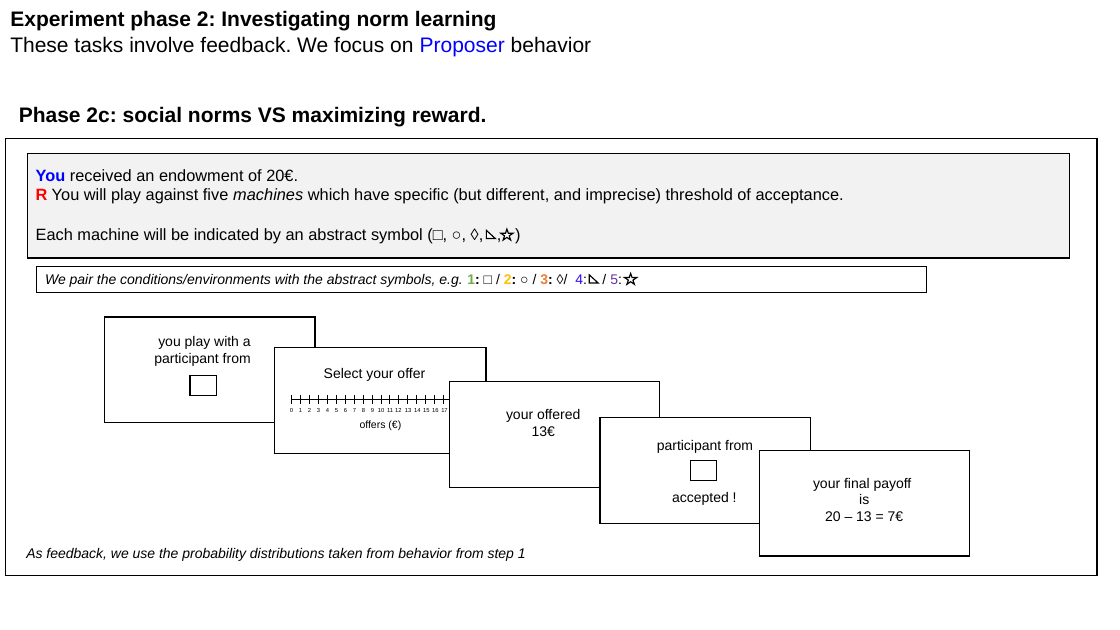
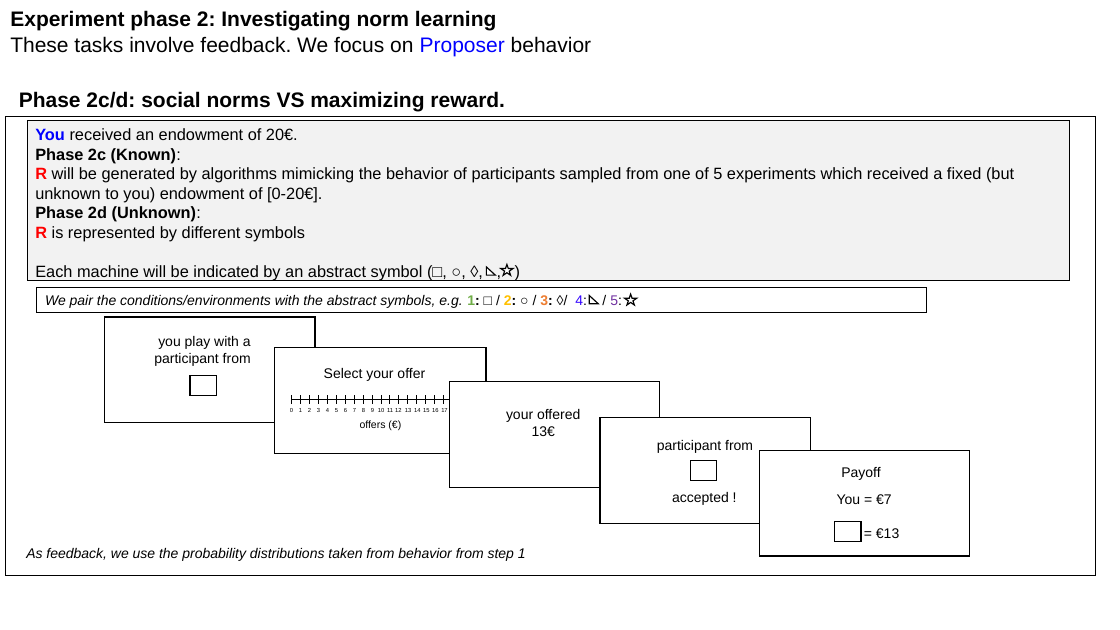
Before and after one commit to michaelrojekgiffin/RL, a slide deck: slide 12 of reports/Design_presentation.pptx. Drawn at 1120x630 pixels with LibreOffice and Linux fonts; fonts in the diff are those of the drawing. Boxes give left, top, right and bottom in pixels: in the first picture for what was removed or moved away, otherwise in the second. Text is boxed around its words. In the diff, an @@ line names an element or a change of style, - is before the commit and + after.

```diff
--- a/reports/Design_presentation.pptx
+++ b/reports/Design_presentation.pptx
@@ rectangle: place and size @@
-rectangle at box(6, 139, 1097, 576)
+rectangle at box(6, 116, 1096, 576)
@@ text at box(19, 91, 505, 111): text changed @@
-Phase 2c: social norms VS maximizing reward.
+Phase 2c/d: social norms VS maximizing reward.
@@ text "You received an endowment of ...": place and size @@
-text "You received an endowment of ..." at box(36, 169, 844, 243)
+text "You received an endowment of ..." at box(35, 128, 1014, 281)
@@ rectangle: place and size @@
-rectangle at box(28, 154, 1070, 258)
+rectangle at box(28, 121, 1070, 281)
@@ text at box(35, 148, 1014, 242): text changed @@
-R You will play against five machines which have specific (but different, and imprecise) threshold of acceptance.
+Phase 2c (Known):
+R will be generated by algorithms mimicking the behavior of participants sampled from one of 5 experiments which received a fixed (but unknown to you) endowment of [0-20€].
+Phase 2d (Unknown):
+R is represented by different symbols
@@ right triangle: place and size @@
-right triangle at box(486, 230, 496, 239)
+right triangle at box(486, 267, 496, 276)
@@ star: place and size @@
-star at box(501, 229, 513, 240)
+star at box(501, 265, 513, 276)
@@ 1 rectangle, 1 star, 1 right triangle: place and size @@
-1 rectangle, 1 star, 1 right triangle at box(37, 266, 927, 292)
+1 rectangle, 1 star, 1 right triangle at box(37, 287, 927, 313)
@@ text added at box(841, 467, 880, 480), 12 pt, text #000000 @@
+Payoff
@@ text at box(837, 494, 899, 538): text changed @@
-your final payoff
-is
-20 – 13 = 7€
+You = €7
+= €13
@@ rectangle added at box(834, 522, 861, 542), fill #FFFFFF, outline #000000 1 pt @@
```
Also in this commit, not shown: 4 other slides changed, 1 slide added, 1 slide removed, 3 other files.
